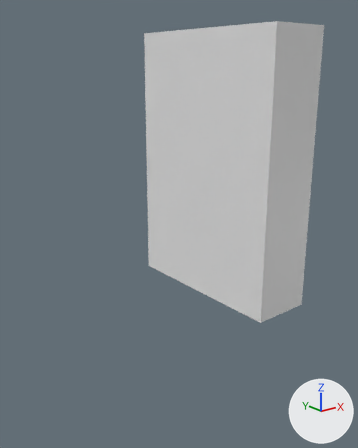
What one commit did to the Blender file ADDON_Volume_fill.blend.
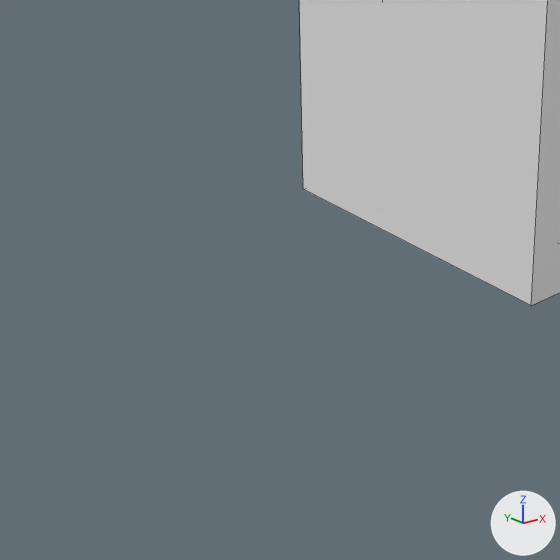
Each version appears first whole from a 50 mm camera at (-9.96, -8.8, 5.51) aimed at (-0.85, 2.59, 0.96), and next in a close-up on the part from 0% to 77% of the width and 39% to 100% of the height. The axes (+X, +Y, +Z) are drawn at lower right. The lights are the same throughout. The close-ups show mesh edges as thin lines.
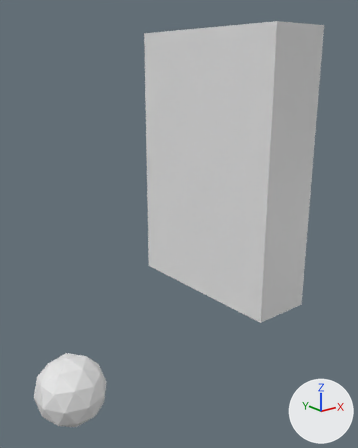
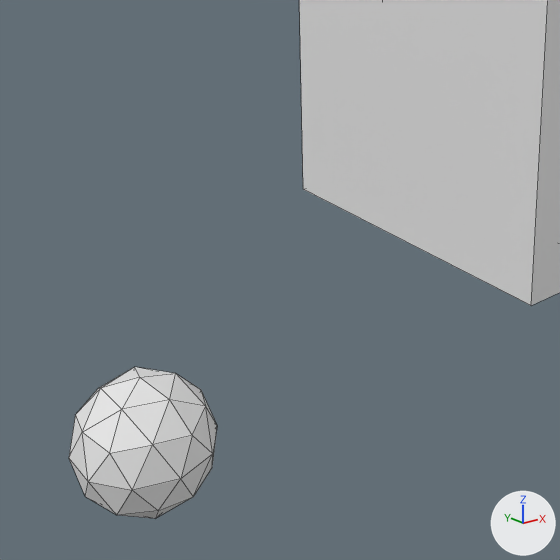
Pixel boxes (x1, y1, x2, y2) of what changed, in the close-ups (560 x 560 px):
'Icosphere.006', added
    after: (69, 367, 217, 518)

What the commit changed:
Object 'Icosphere.006' (ob_icosphere_006) is new; it shows a copy of the mesh of ob_icosphere.
Its location is (-4.94, 2.27, -2.98).
